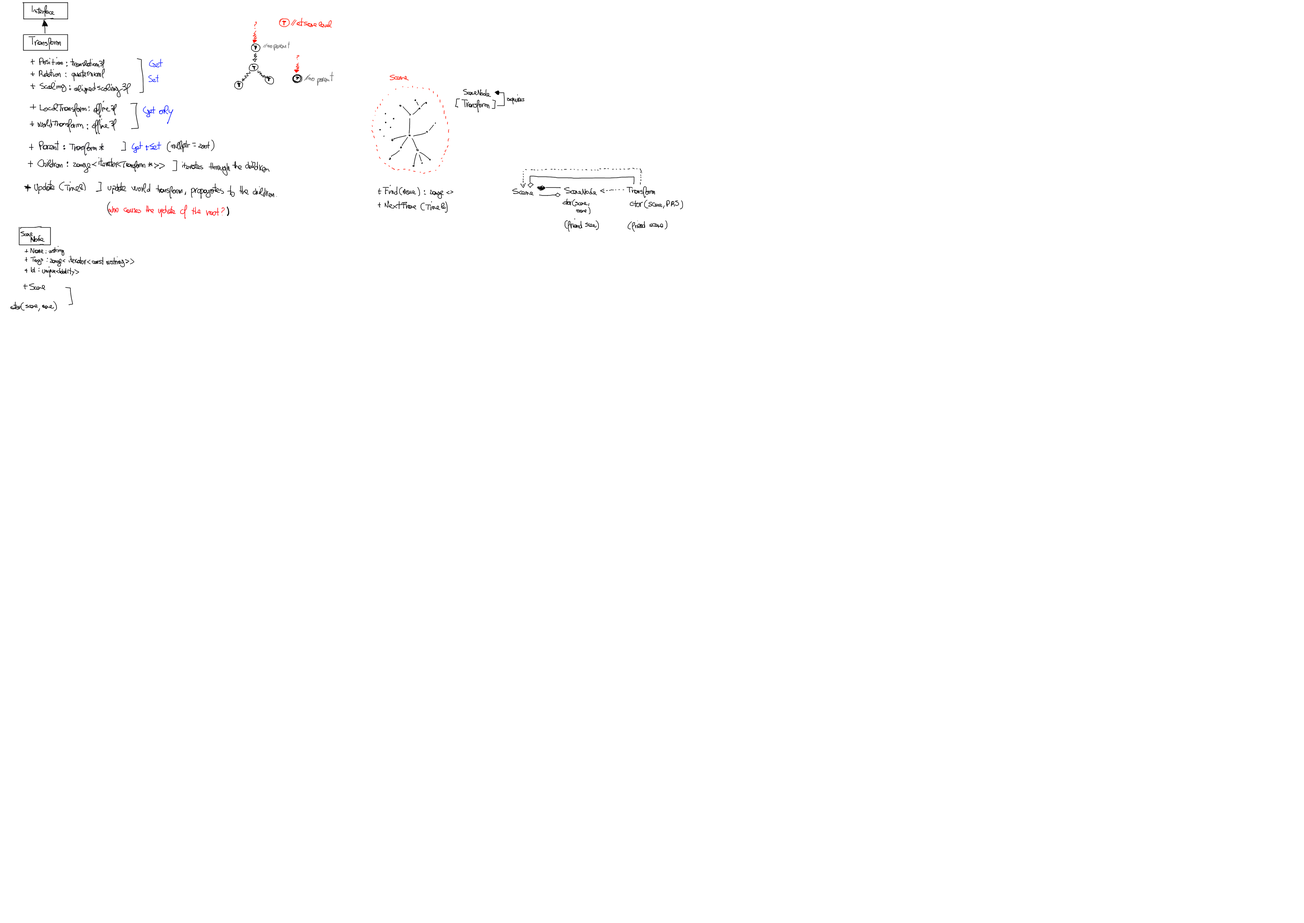
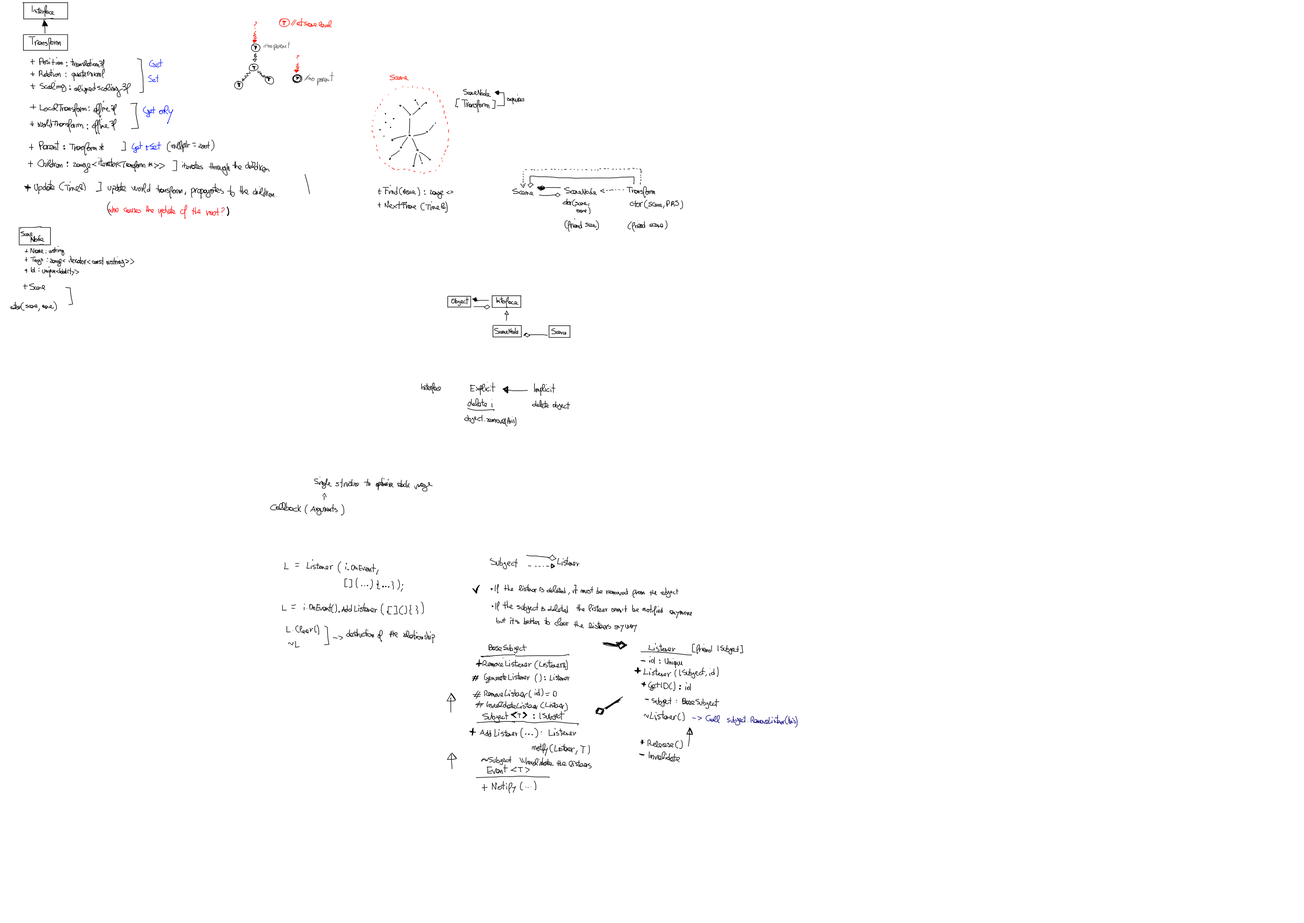
Layers edited between the first and the second 1304px x 923px image:
painted on "Background" over [270, 173, 798, 794]
